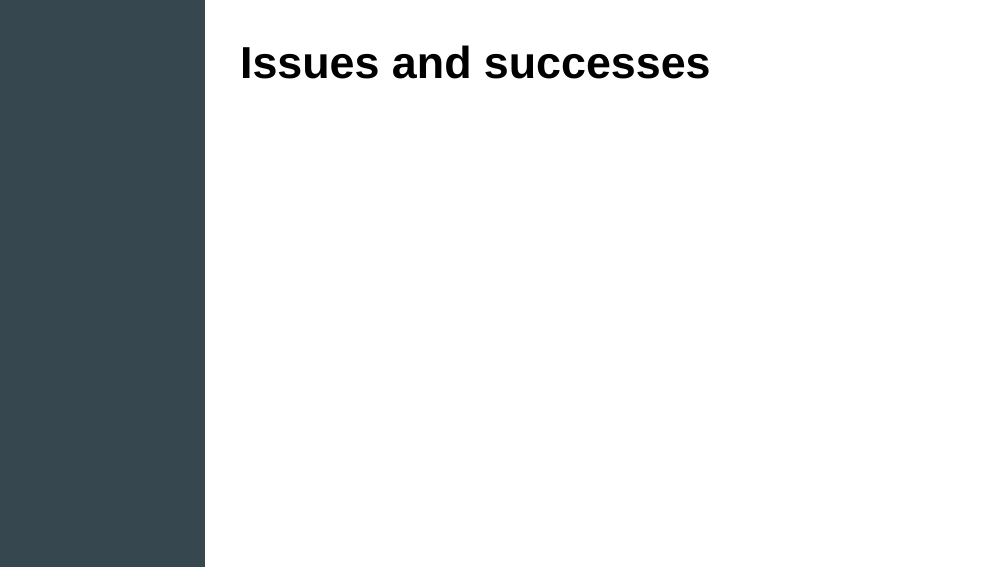
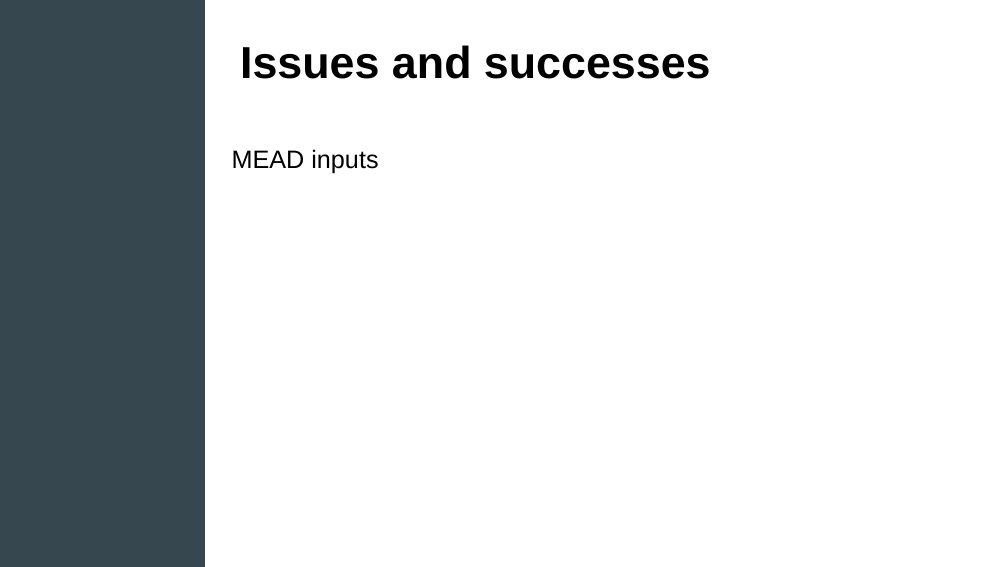
Before and after one commit to austin226/ling573, a slide deck: slide 10 of doc/D2_presentation.ppt (slide 9 before the commit). Drawn at 1008x567 pixels with LibreOffice and Linux fonts; fonts in the diff are those of the drawing. Boxes give left, top, right and bottom in pixels: in the first picture for what was removed or moved away, otherwise in the second. Text is boxed around its words. In the diff, an @@ line names an element or a change of style, - is before the commit and + after.

```diff
--- a/doc/D2_presentation.ppt
+++ b/doc/D2_presentation.ppt
@@ text added at (x1=232, y1=149, x2=378, y2=174), 18 pt, text #000000 @@
+MEAD inputs
```
Also in this commit, not shown: 7 other slides changed, 3 slides added, 1 slide removed.
